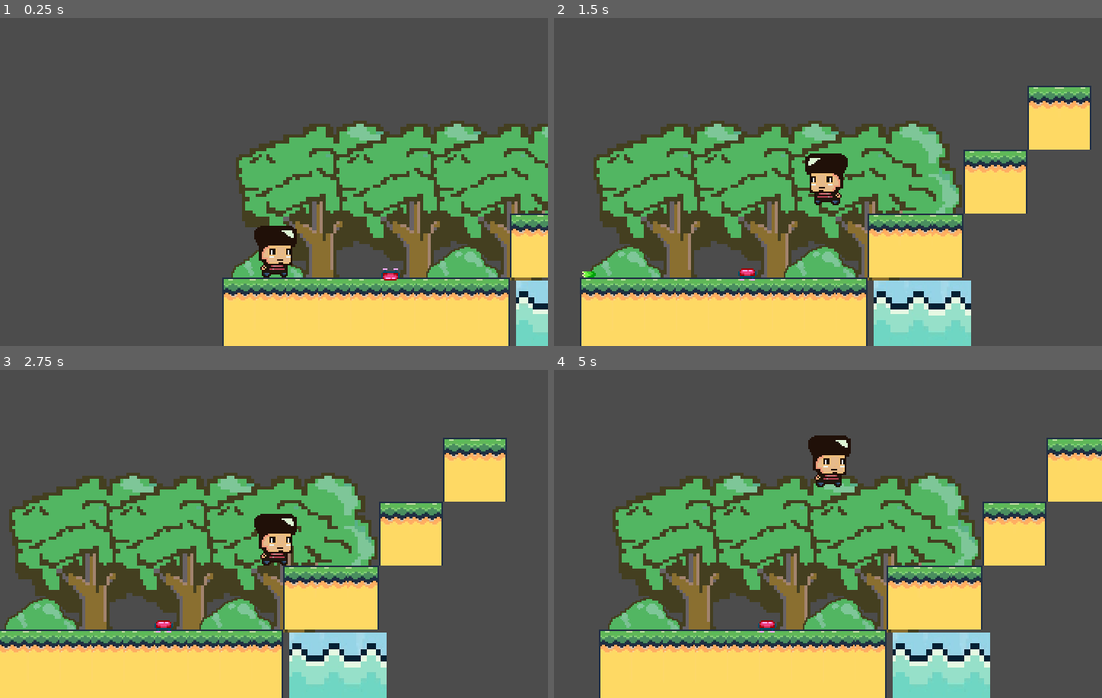
Above: before the commit, frames 1-4 (two rows, left to right).
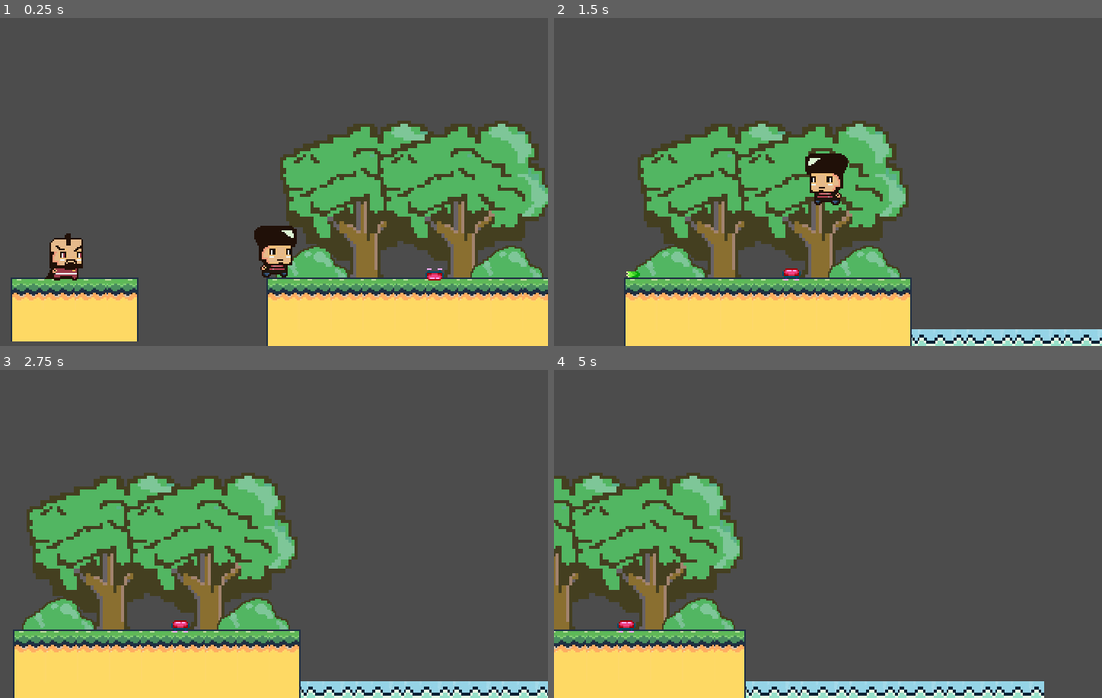
Above: after the commit, the same moments.

Repository: aloksbd/BrakeysPlatformer
Game: Godot game, scene res://scenes/testLevel.tscn
The game is run twice, just before and just after one commit, with the same random seed, the same clock (stepped at 60 frames per second) and the same inputs.
Inputs:
- Up to frame 1 (0.25 s): no input
- Up to frame 2 (1.5 s): hold X (catch) 0.53-1.28 s; hold Right (ui_right) from 0.53 s (still down); tap Up (ui_up) at 0.77 s; tap Z (dash) at 1.35 s
- Up to frame 3 (2.75 s): tap Up (ui_up) at 1.52 s; release Right (ui_right) at 2.03 s; hold Left (ui_left) from 2.03 s (still down); hold X (catch) from 2.03 s (still down)
- Up to frame 4 (5 s): release Left (ui_left) at 2.78 s; release X (catch) at 2.78 s; hold Right (ui_right) 2.78-4.28 s; tap Z (dash) at 2.85, 4.35 s; tap Up (ui_up) at 3.02, 3.77, 4.52 s; hold X (catch) 3.53-4.28 s; hold Left (ui_left) from 4.28 s (still down)

The runs differ from the first frame. In frame 1, 25% of the frame differs, in the area x 1-100%, y 31-100%; in frame 2, 33%; in frame 3, 32%; in frame 4, 48%, in the area x 0-100%, y 19-100%.
Error after the commit: Invalid call. Nonexistent function 'addBullet' in base 'TileMap'. (res://scripts/bullet.gd:20)

Commit message:
New

Diff:
--- /dev/null
+++ b/images/Spike.tres
@@ -0,0 +1,3 @@
+[gd_resource type="TileSet" format=2]
+
+[resource]
--- a/scenes/testLevel.tscn
+++ b/scenes/testLevel.tscn
@@ -6,12 +6,113 @@
 [ext_resource path="res://scenes/tree.tscn" type="PackedScene" id=4]
 [ext_resource path="res://scenes/bush.tscn" type="PackedScene" id=5]
 [ext_resource path="res://scenes/water.tscn" type="PackedScene" id=6]
+[ext_resource path="res://images/Sprite-0001 Tile.png" type="Texture" id=7]
+[ext_resource path="res://images/Evil pg.png" type="Texture" id=8]
+[ext_resource path="res://images/Spikes.png" type="Texture" id=9]
+
+[sub_resource type="ConvexPolygonShape2D" id=1]
+points = PoolVector2Array( 0, 0, 21, 0, 21, 21, 0, 21 )
+
+[sub_resource type="ConvexPolygonShape2D" id=2]
+points = PoolVector2Array( 0, 0, 21, 0, 21, 21, 0, 21 )
+
+[sub_resource type="ConvexPolygonShape2D" id=3]
+points = PoolVector2Array( 0, 0, 21, 0, 21, 21, 0, 21 )
+
+[sub_resource type="ConvexPolygonShape2D" id=4]
+points = PoolVector2Array( 0, 0, 21, 0, 21, 21, 0, 21 )
+
+[sub_resource type="ConvexPolygonShape2D" id=5]
+points = PoolVector2Array( 0, 0, 21, 0, 21, 21, 0, 21 )
+
+[sub_resource type="ConvexPolygonShape2D" id=6]
+points = PoolVector2Array( 0, 0, 21, 0, 21, 21, 0, 21 )
+
+[sub_resource type="ConvexPolygonShape2D" id=7]
+points = PoolVector2Array( 0, 0, 21, 0, 21, 21, 0, 21 )
+
+[sub_resource type="ConvexPolygonShape2D" id=8]
+points = PoolVector2Array( 0, 0, 21, 0, 21, 21, 0, 21 )
+
+[sub_resource type="TileSet" id=9]
+0/name = "Sprite-0001 Tile.png 0"
+0/texture = ExtResource( 7 )
+0/tex_offset = Vector2( 0, 0 )
+0/modulate = Color( 1, 1, 1, 1 )
+0/region = Rect2( 1, 0, 189, 63 )
+0/tile_mode = 1
+0/autotile/bitmask_mode = 1
+0/autotile/bitmask_flags = [ Vector2( 0, 0 ), 432, Vector2( 0, 1 ), 438, Vector2( 0, 2 ), 54, Vector2( 4, 0 ), 504, Vector2( 4, 1 ), 511, Vector2( 4, 2 ), 63, Vector2( 8, 0 ), 216, Vector2( 8, 1 ), 219, Vector2( 8, 2 ), 27 ]
+0/autotile/icon_coordinate = Vector2( 0, 0 )
+0/autotile/tile_size = Vector2( 21, 21 )
+0/autotile/spacing = 0
+0/autotile/occluder_map = [  ]
+0/autotile/navpoly_map = [  ]
+0/autotile/priority_map = [  ]
+0/autotile/z_index_map = [  ]
+0/occluder_offset = Vector2( 0, 0 )
+0/navigation_offset = Vector2( 0, 0 )
+0/shape_offset = Vector2( 0, 0 )
+0/shape_transform = Transform2D( 1, 0, 0, 1, 0, 0 )
+0/shape = SubResource( 1 )
+0/shape_one_way = false
+0/shape_one_way_margin = 1.0
+0/shapes = [ {
+"autotile_coord": Vector2( 0, 0 ),
+"one_way": false,
+"one_way_margin": 1.0,
+"shape": SubResource( 1 ),
+"shape_transform": Transform2D( 1, 0, 0, 1, 0, 0 )
+}, {
+"autotile_coord": Vector2( 0, 1 ),
+"one_way": false,
+"one_way_margin": 1.0,
+"shape": SubResource( 2 ),
+"shape_transform": Transform2D( 1, 0, 0, 1, 0, 0 )
+}, {
+"autotile_coord": Vector2( 0, 2 ),
+"one_way": false,
+"one_way_margin": 1.0,
+"shape": SubResource( 3 ),
+"shape_transform": Transform2D( 1, 0, 0, 1, 0, 0 )
+}, {
+"autotile_coord": Vector2( 8, 0 ),
+"one_way": false,
+"one_way_margin": 1.0,
+"shape": SubResource( 4 ),
+"shape_transform": Transform2D( 1, 0, 0, 1, 0, 0 )
+}, {
+"autotile_coord": Vector2( 8, 1 ),
+"one_way": false,
+"one_way_margin": 1.0,
+"shape": SubResource( 5 ),
+"shape_transform": Transform2D( 1, 0, 0, 1, 0, 0 )
+}, {
+"autotile_coord": Vector2( 4, 0 ),
+"one_way": false,
+"one_way_margin": 1.0,
+"shape": SubResource( 6 ),
+"shape_transform": Transform2D( 1, 0, 0, 1, 0, 0 )
+}, {
+"autotile_coord": Vector2( 4, 1 ),
+"one_way": false,
+"one_way_margin": 1.0,
+"shape": SubResource( 7 ),
+"shape_transform": Transform2D( 1, 0, 0, 1, 0, 0 )
+}, {
+"autotile_coord": Vector2( 4, 2 ),
+"one_way": false,
+"one_way_margin": 1.0,
+"shape": SubResource( 8 ),
+"shape_transform": Transform2D( 1, 0, 0, 1, 0, 0 )
+} ]
+0/z_index = 0
 
 [node name="testLevel" type="Node2D"]
 
 [node name="tree" parent="." instance=ExtResource( 4 )]
 position = Vector2( 0, -31 )
-tile_data = PoolIntArray( 1, 0, 0, 2, 0, 0, 3, 0, 0 )
+tile_data = PoolIntArray( 1, 0, 0, 2, 0, 0 )
 
 [node name="bush" parent="." instance=ExtResource( 5 )]
 position = Vector2( 0, -31 )
@@ -19,14 +120,26 @@
 
 [node name="water" parent="." instance=ExtResource( 6 )]
 position = Vector2( 0, -31 )
-tile_data = PoolIntArray( 131076, 0, 0 )
+scale = Vector2( 0.5, 0.5 )
+tile_data = PoolIntArray( 327687, 0, 0, 327688, 0, 0, 327689, 0, 0, 327690, 0, 0, 327691, 0, 0, 327692, 0, 0, 327693, 0, 0 )
 
 [node name="platform" parent="." instance=ExtResource( 1 )]
 position = Vector2( 0, -31 )
-tile_data = PoolIntArray( 17, 0, 0, 18, 0, 8, 65553, 0, 131072, 65554, 0, 131080, 131087, 0, 0, 131088, 0, 8, 196623, 0, 131072, 196624, 0, 131080, 262156, 0, 0, 262157, 0, 4, 262158, 0, 8, 327692, 0, 131072, 327693, 0, 131076, 327694, 0, 131080, 393219, 0, 0, 393220, 0, 4, 393221, 0, 4, 393222, 0, 4, 393223, 0, 4, 393224, 0, 4, 393225, 0, 4, 393226, 0, 4, 393227, 0, 8, 458755, 0, 65536, 458756, 0, 65540, 458757, 0, 65540, 458758, 0, 65540, 458759, 0, 65540, 458760, 0, 65540, 458761, 0, 65540, 458762, 0, 65540, 458763, 0, 65544, 524291, 0, 131072, 524292, 0, 131076, 524293, 0, 131076, 524294, 0, 131076, 524295, 0, 131076, 524296, 0, 131076, 524297, 0, 131076, 524298, 0, 131076, 524299, 0, 131080 )
+tile_set = SubResource( 9 )
+tile_data = PoolIntArray( 327667, 0, 0, 327668, 0, 8, 393203, 0, 65536, 393204, 0, 0, 393205, 0, 4, 393206, 0, 4, 393207, 0, 4, 393208, 0, 8, 458739, 0, 131072, 458740, 0, 131076, 458741, 0, 131076, 458742, 0, 131076, 458743, 0, 131076, 458744, 0, 131080, 458747, 0, 0, 458748, 0, 4, 458749, 0, 4, 458750, 0, 8, 393219, 0, 0, 393220, 0, 4, 393221, 0, 4, 393222, 0, 4, 393223, 0, 4, 393224, 0, 4, 393225, 0, 4, 393226, 0, 4, 393227, 0, 8, 524283, 0, 131072, 524284, 0, 131076, 524285, 0, 131076, 524286, 0, 131080, 458755, 0, 65536, 458756, 0, 65540, 458757, 0, 65540, 458758, 0, 65540, 458759, 0, 65540, 458760, 0, 65540, 458761, 0, 65540, 458762, 0, 65540, 458763, 0, 65544, 524291, 0, 131072, 524292, 0, 131076, 524293, 0, 131076, 524294, 0, 131076, 524295, 0, 131076, 524296, 0, 131076, 524297, 0, 131076, 524298, 0, 131076, 524299, 0, 131080 )
 
 [node name="KinematicBody2D2" parent="." instance=ExtResource( 3 )]
 position = Vector2( 173.361, 92.761 )
 
 [node name="player" parent="." instance=ExtResource( 2 )]
 position = Vector2( 75.7972, 87.3891 )
+
+[node name="Evil pg" type="Sprite" parent="."]
+position = Vector2( -69.6591, 64.8636 )
+texture = ExtResource( 8 )
+
+[node name="Spikes" type="Sprite" parent="."]
+position = Vector2( -193.163, 72.2374 )
+scale = Vector2( 0.5, 0.5 )
+texture = ExtResource( 9 )
+offset = Vector2( 58.6828, -23.8388 )
Not shown, changed: .mono/assemblies/Debug/GodotSharp.xml
Not shown, changed: .mono/assemblies/Debug/GodotSharpEditor.xml
Not shown, changed: .mono/assemblies/Debug/api_hash_cache.cfg
Binary file added: images/Spikes.png
Not shown, added: images/Spikes.png.import
Not shown: 1 places in scenes/testLevel.tscn that only renumber resources
Not shown, changed: .mono/assemblies/Debug/GodotSharp.dll
Not shown, changed: .mono/assemblies/Debug/GodotSharp.pdb
Not shown, changed: .mono/assemblies/Debug/GodotSharpEditor.dll
Not shown, changed: .mono/assemblies/Debug/GodotSharpEditor.pdb
